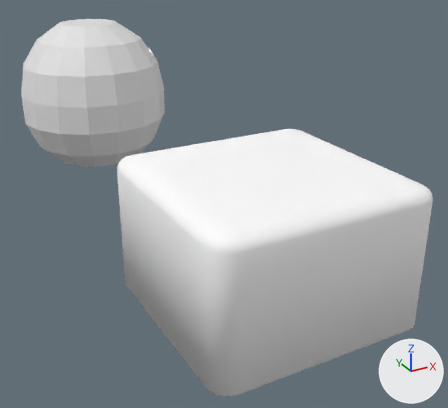
What one commit did to the Blender file tofu/Asset/Models/Tofu/tofuchara.blend.
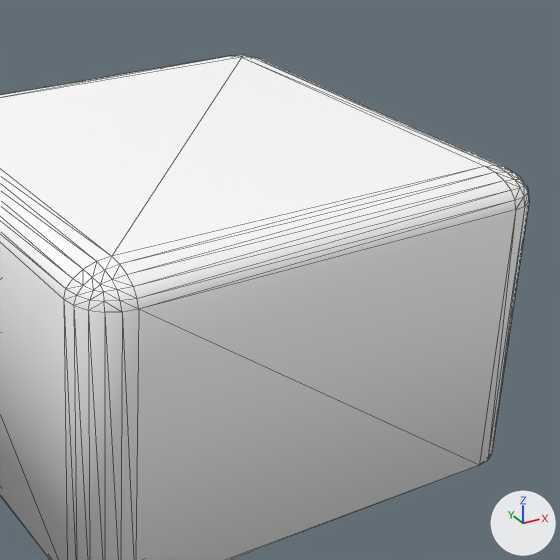
Each version appears first whole from a 50 mm lens placed at (-0.1559, -0.5152, 0.1811), pointed at (0.0273, -0.1821, 0.0145), and next in a close-up on the part from 39% to 100% of the width and 25% to 92% of the height. The lights are fixed; the arrows at lower right show +X, +Y and +Z. The first two pictures are the older version. The close-ups show mesh edges as thin lines.
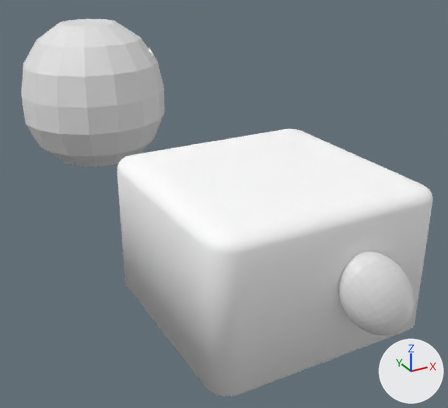
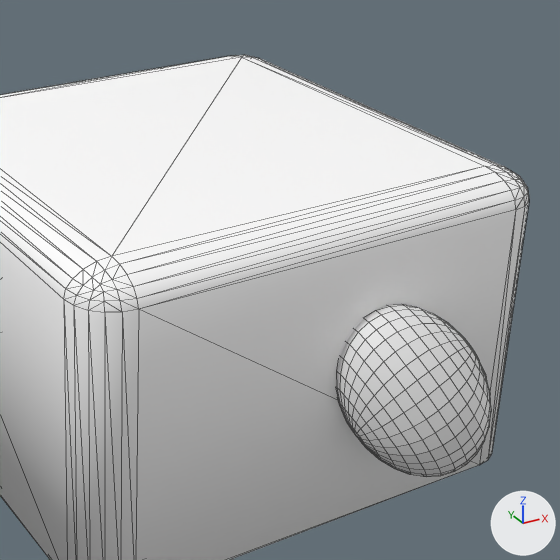
Pixel boxes [x1, y1, x2, y2] of what changed, in the close-ups (560 x 560 px):
'球.001', added: after [336, 304, 491, 477]

Edits to the bpy script that builds the scene:
```text
Add me_球_001:
    me_球_001.from_pydata(...)  # a UV sphere (32 segments, 16 rings, poles along z) spanning x -1.0..1.0, y -1.0..1.0, z -1.0..1.0
Add ob_球_001:
    ob_球_001 = bpy.data.objects.new('球.001', me_球_001)
    ob_球_001.location = (0.0177, -0.3395, 0.0334)
    ob_球_001.rotation_euler = (0.348, -2.171, -0.572)  # degrees (20, -124, -33)
    ob_球_001.scale = (0.0215, 0.0118, 0.0159)
```
